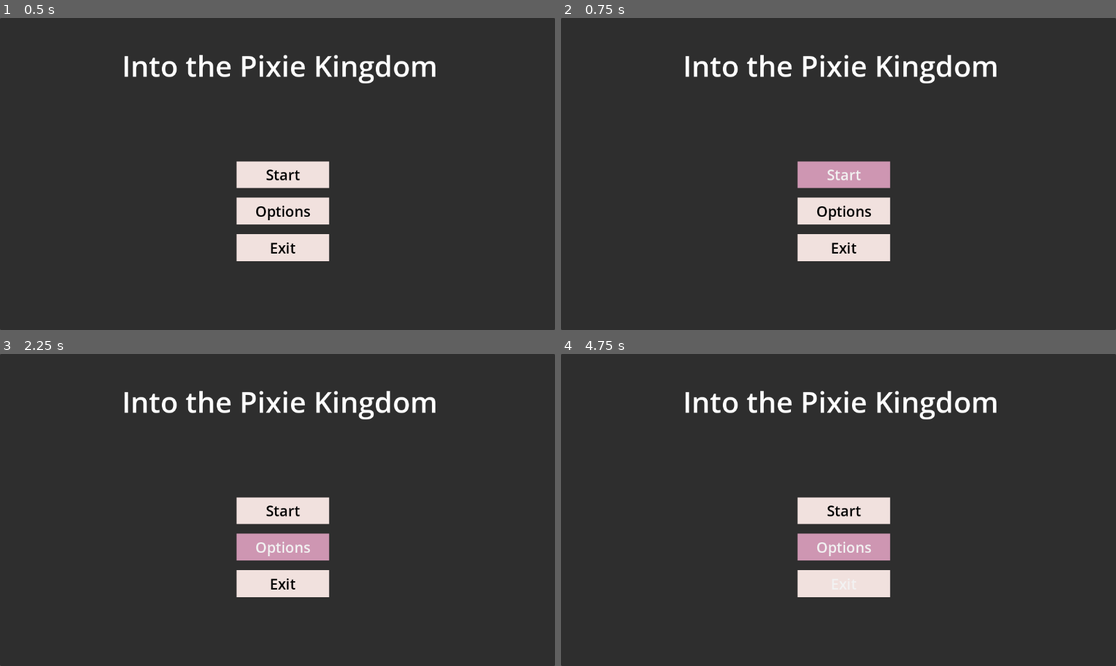
Above: before the commit, frames 1-4 (two rows, left to right).
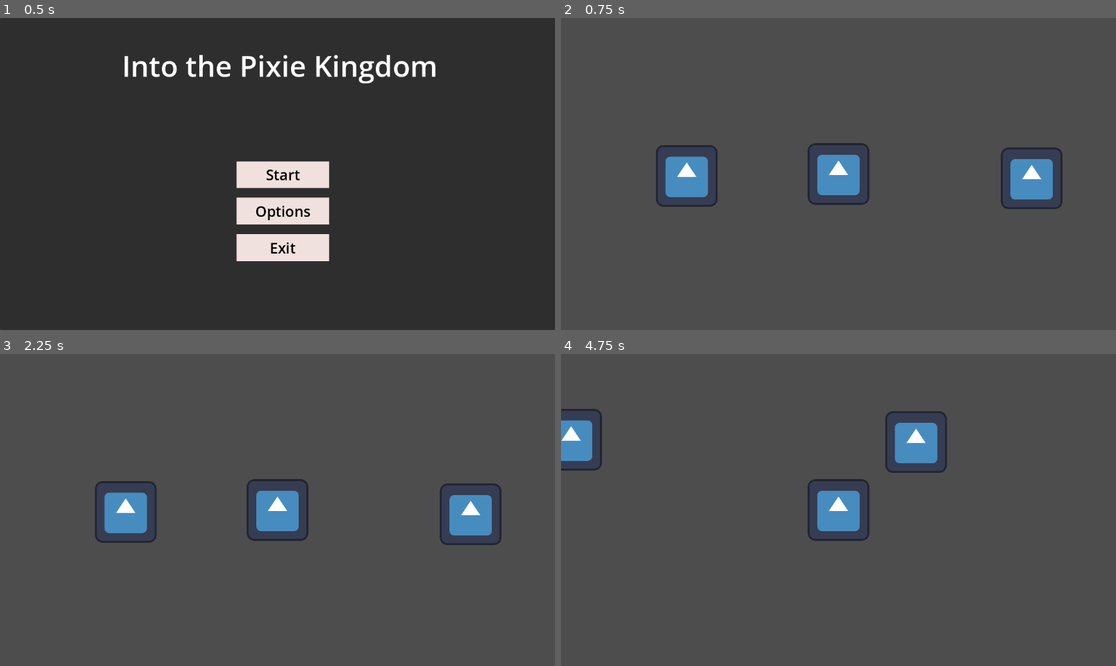
Above: after the commit, the same moments.

Repository: AlexReidNZ/Into-The-Pixie-Kingdom
Game: Godot game, scene res://Scenes/menu.tscn
Same seed, same stepped clock (60 frames per second), same inputs: the game is played once before the commit and once after it. The engine's default icon, where the game draws it, is replaced by a stand-in: a white triangle on a blue panel in a dark square.
Inputs (mouse positions are in pixels of both pictures, inside the frame that each line leads up to):
- Up to frame 1 (0.5 s): no input
- Up to frame 2 (0.75 s): click "Start" at 0.5 s
- Up to frame 3 (2.25 s): click (283, 510) at 1.25 s, where only the run before the commit has a clickable "Start"; click (283, 547) at 2 s, where only the run before the commit has a clickable "Options"
- Up to frame 4 (4.75 s): hold Right (ui_right) 2.78-3.53 s; hold Down (ui_down) 3.53-4.28 s; hold Right (ui_right) from 4.28 s (still down)

Frame 1 is identical in both runs. In frame 2, 99% of the frame differs, in the area x 0-100%, y 0-100%; in frame 3, 99%; in frame 4, 99%.

Commit message:
fix: Dialog was broken after merge and it has been fixed up

Diff:
--- a/Scenes/main.tscn
+++ b/Scenes/main.tscn
@@ -1,7 +1,8 @@
-[gd_scene load_steps=4 format=3 uid="uid://jm2lljojuw27"]
+[gd_scene load_steps=5 format=3 uid="uid://b82y3i228npi0"]
 
-[ext_resource type="PackedScene" uid="uid://bwi0bf6srol7t" path="res://Scenes/npc_body.tscn" id="2_ci6wn"]
-[ext_resource type="PackedScene" uid="uid://bwdc63outfprh" path="res://Scenes/player_body.tscn" id="3_bb4ag"]
+[ext_resource type="PackedScene" uid="uid://cdsd4l7hvxuqn" path="res://Scenes/npc_body.tscn" id="2_ci6wn"]
+[ext_resource type="PackedScene" uid="uid://bk8w1540ehcd" path="res://Scenes/player_body.tscn" id="3_bb4ag"]
+[ext_resource type="PackedScene" uid="uid://ci21eymrgp4hr" path="res://Scenes/dialog_bubble.tscn" id="3_gwq6l"]
 
 [sub_resource type="GDScript" id="GDScript_gsu7n"]
 script/source = "extends Node
@@ -96,3 +97,5 @@
 position = Vector2(716, 5)
 script = SubResource("GDScript_gsu7n")
 text_speed = 0.05
+
+[node name="DialogBubble" parent="." instance=ExtResource("3_gwq6l")]
--- a/Scripts/menu.gd
+++ b/Scripts/menu.gd
@@ -1,7 +1,7 @@
 extends Control
 
 func _on_start_pressed() -> void:
-	pass # Replace with function body.
+	get_tree().change_scene_to_file("res://Scenes/main.tscn")
 
 func _on_options_pressed() -> void:
 	pass # Replace with function body.
--- a/project.godot
+++ b/project.godot
@@ -19,9 +19,6 @@
 
 DialogDatabase="*res://Scripts/dialog_database.gd"
 DialogStateMachineAuto="*res://Scripts/dialog_state_machine.gd"
-
-[autoload]
-
 Global="*res://Scripts/Global.gd"
 
 [dotnet]
Not shown: 1 places in Scenes/dialog_bubble.tscn that only renumber resources
Not shown: 1 places in Scenes/menu.tscn that only renumber resources
Not shown: 1 places in Scenes/npc_body.tscn that only renumber resources
Not shown: 1 places in Scenes/player_body.tscn that only renumber resources
